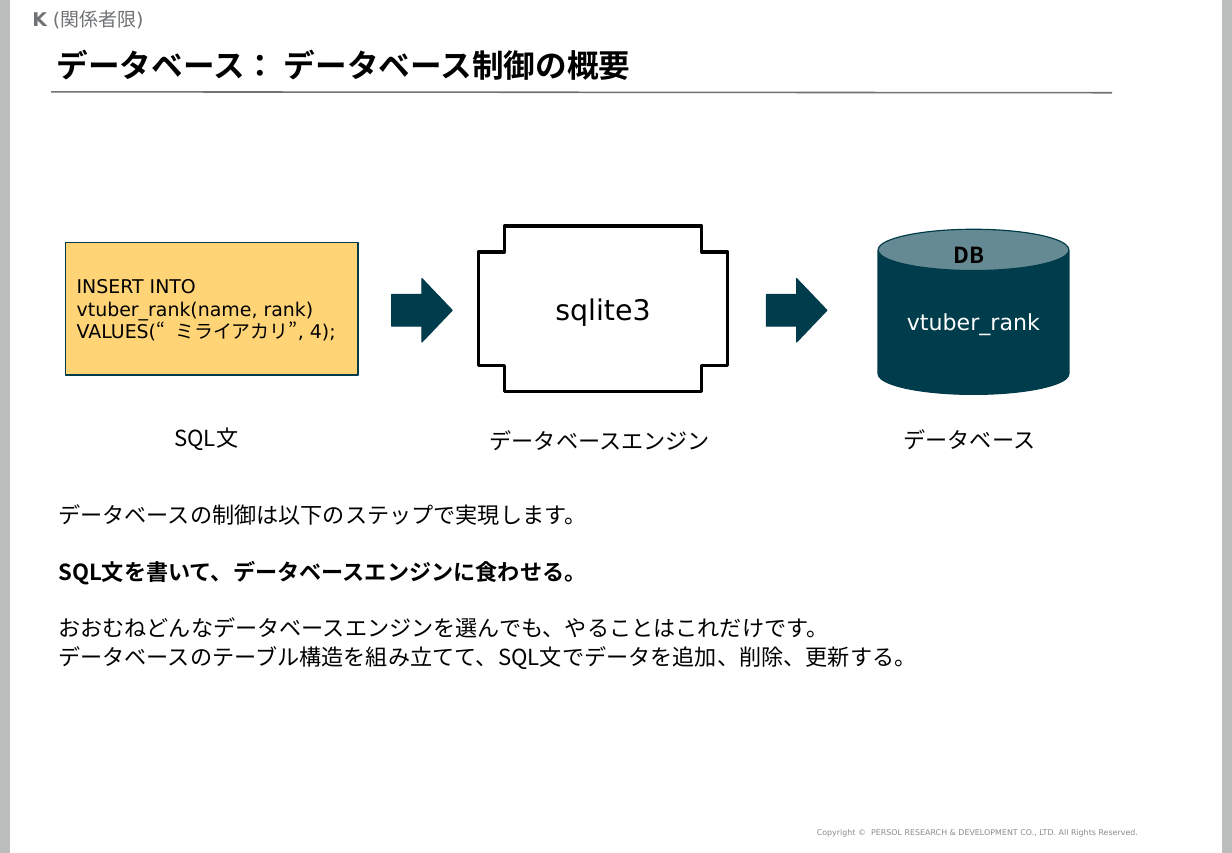
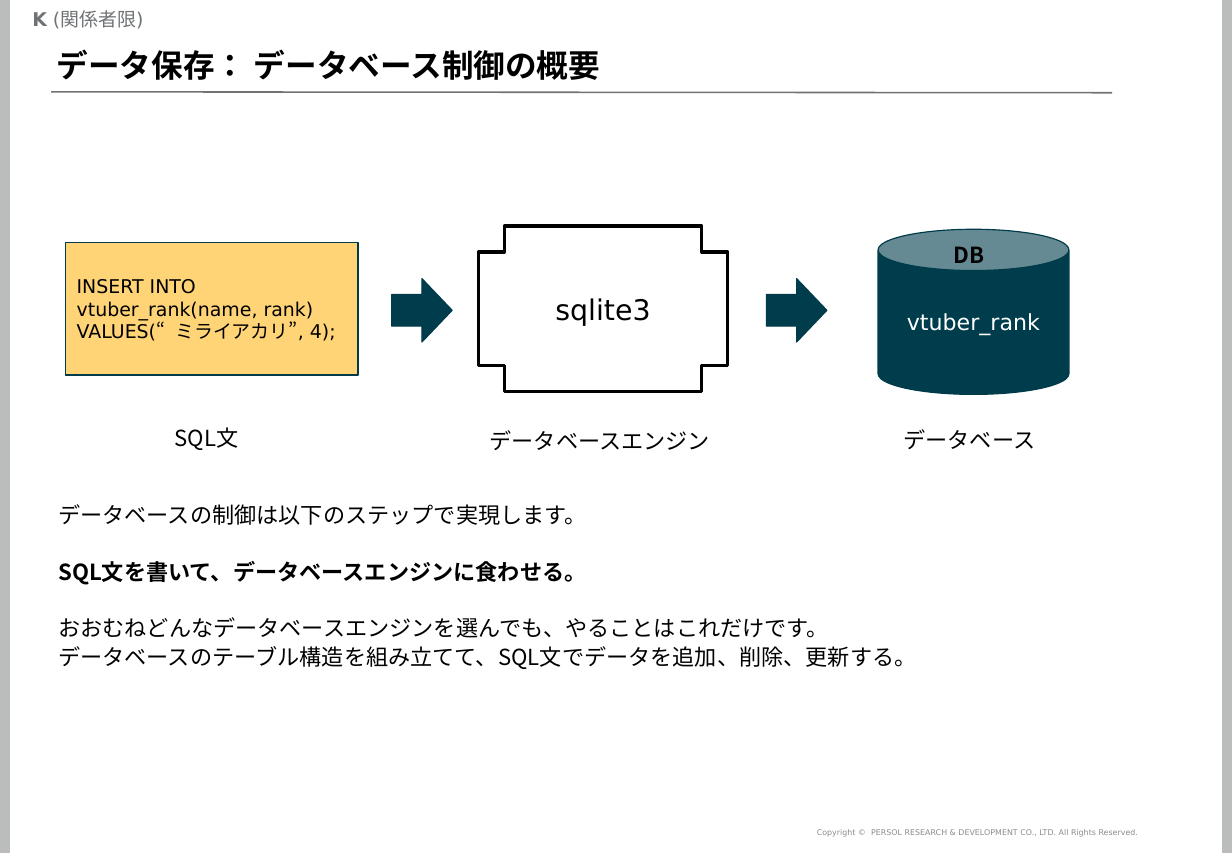
Before and after one commit to mogrodown/python_session, a slide deck: slide 43 of doc/python中級講座_2020.pptx. Drawn at 1232x853 pixels with LibreOffice and Linux fonts; fonts in the diff are those of the drawing; background and template pictures are left out. Boxes give left, top, right and bottom in pixels: in the first picture for what was removed or moved away, otherwise in the second. Text is boxed around its words. In the diff, an @@ line names an element or a change of style, - is before the commit and + after.

```diff
--- a/doc/python中級講座_2020.pptx
+++ b/doc/python中級講座_2020.pptx
@@ title at [57, 49, 600, 80]: text changed @@
-データベース： データベース制御の概要
+データ保存： データベース制御の概要
```
Also in this commit, not shown: 10 other slides changed, 1 slide added, 1 slide removed, 2 other files.
